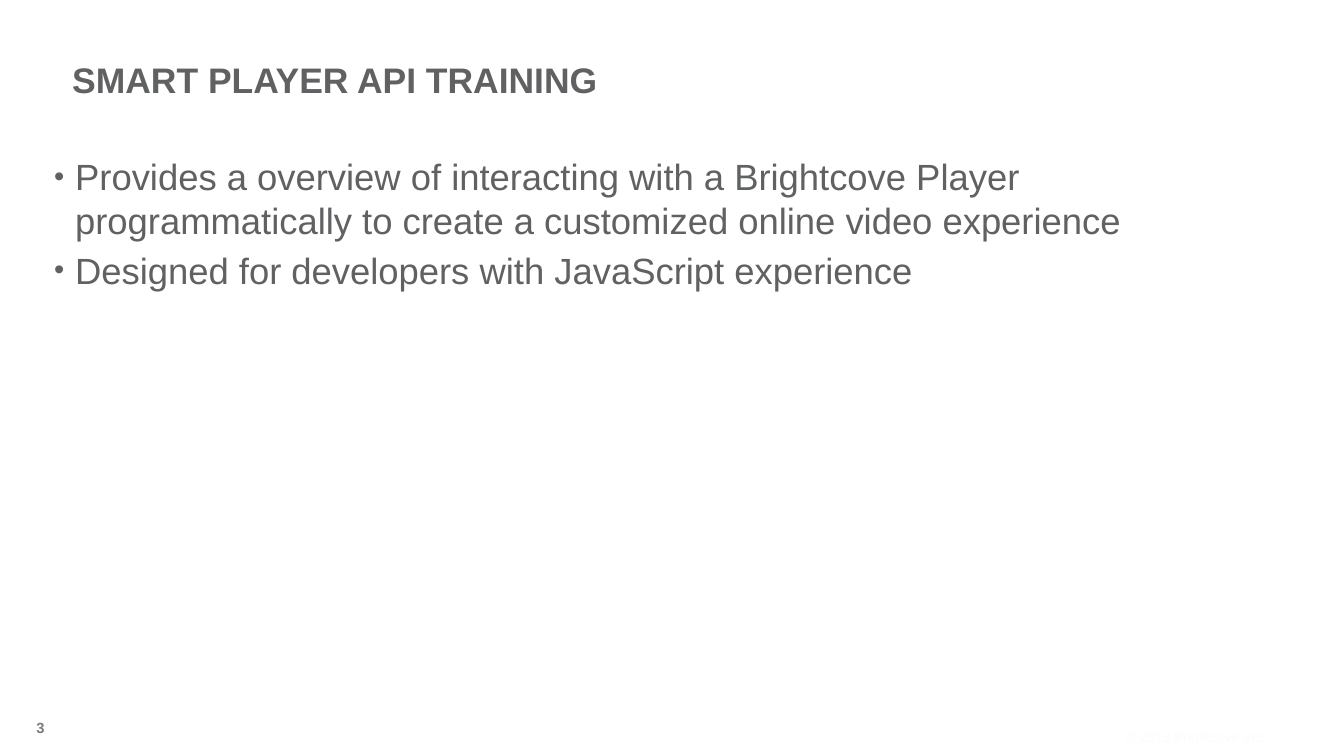
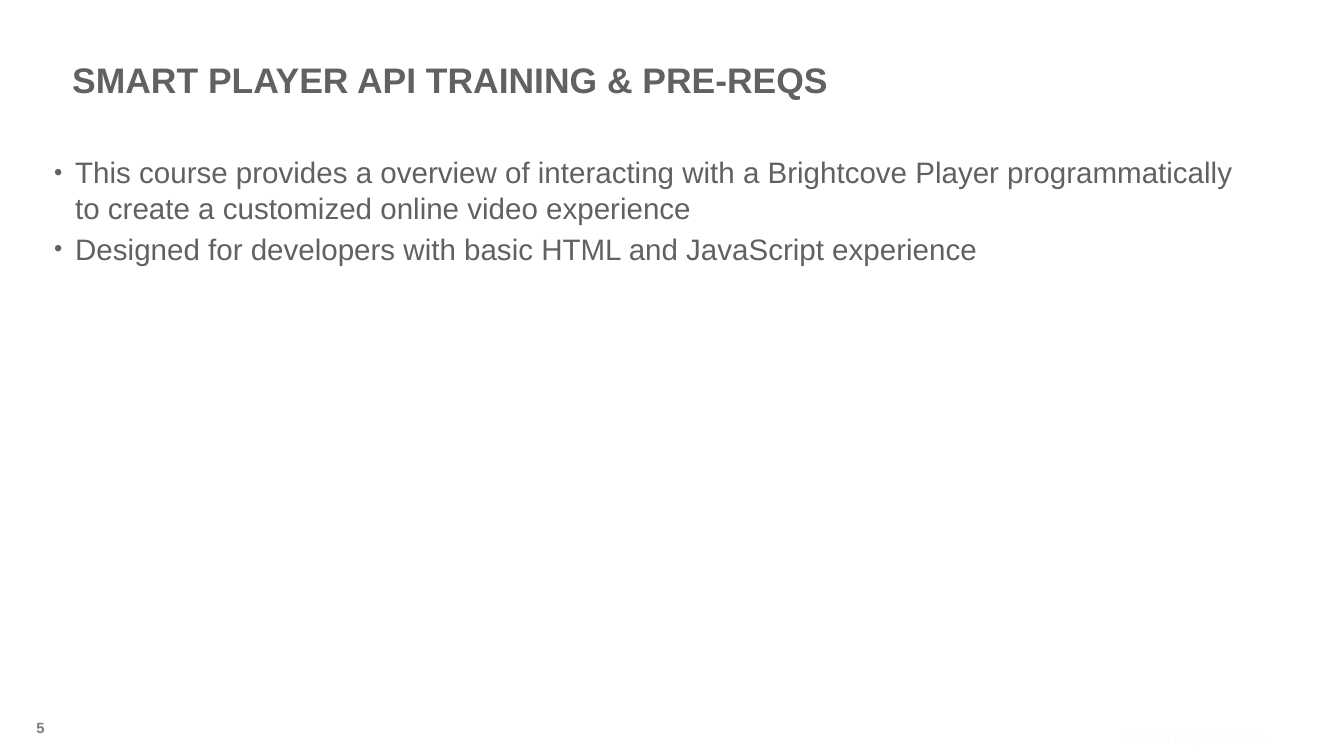
Before and after one commit to BrightcoveLearning/VideoCloudSmartPlayerAPI, a slide deck: slide 5 of VideoSessionsMaterials/v1-introducing-the-course.pptx (slide 3 before the commit). Drawn at 1344x756 pixels with LibreOffice and Linux fonts; fonts in the diff are those of the drawing; background and template pictures are left out. Boxes give left, top, right and bottom in pixels: in the first picture for what was removed or moved away, otherwise in the second. Text is boxed around its words. In the diff, an @@ line names an element or a change of style, - is before the commit and + after.

Commit message:
updating slides for video series

```diff
--- a/VideoSessionsMaterials/v1-introducing-the-course.pptx
+++ b/VideoSessionsMaterials/v1-introducing-the-course.pptx
@@ title at [72,68,827,100]: text changed @@
-SMART PLAYER API TRAINING
+SMART PLAYER API TRAINING & PRE-REQS
@@ text at [75,161,1232,266]: text changed; size 37 to 30 pt @@
-• Provides a overview of interacting with a Brightcove Player programmatically to create a customized online video experience
-• Designed for developers with JavaScript experience
+• This course provides a overview of interacting with a Brightcove Player programmatically to create a customized online video experience
+• Designed for developers with basic HTML and JavaScript experience
@@ page number at [36,723,44,733]: text changed @@
-3
+5
```
Also in this commit, not shown: 2 other slides changed, 2 slides added, 40 slides removed, 4 other files.
